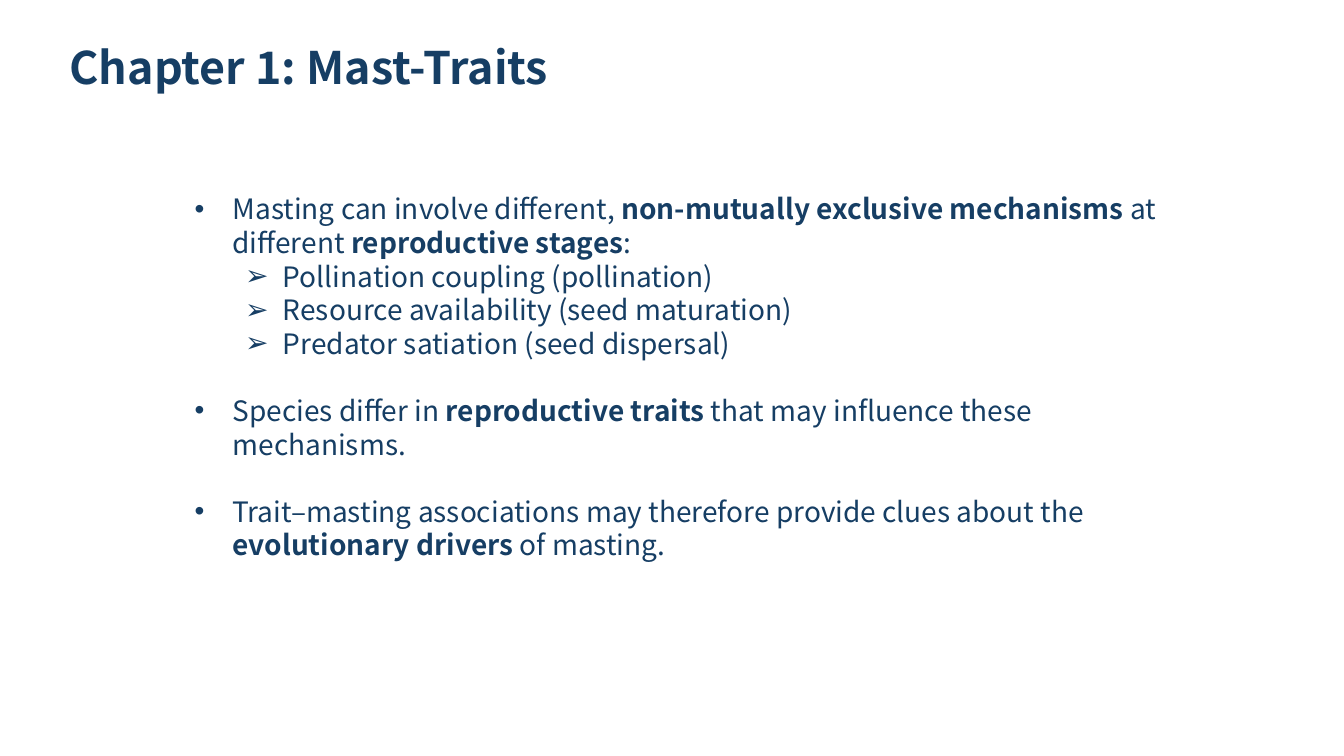
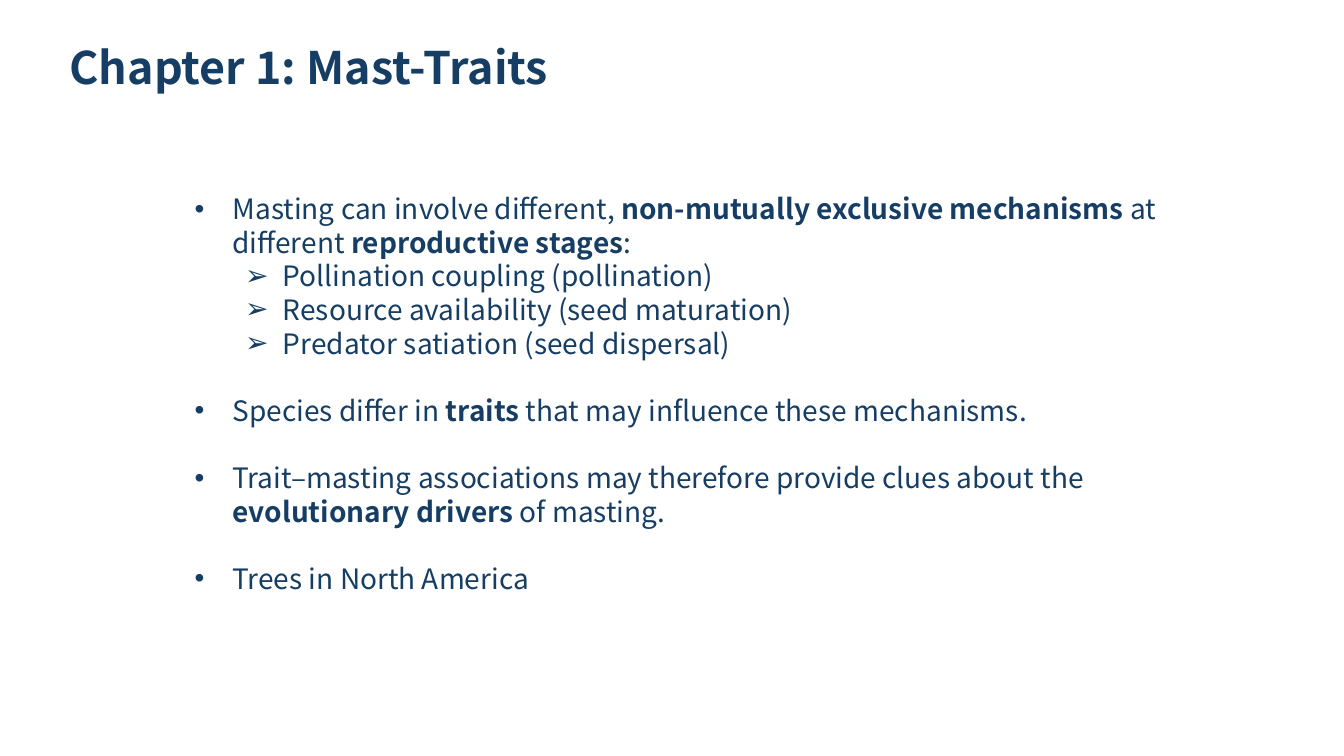
Before and after one commit to wangxm-forest/PhD, a slide deck: slide 7 of committee/secondCommitteeMeeting.pptx. Drawn at 1344x756 pixels with LibreOffice and Linux fonts; fonts in the diff are those of the drawing; background and template pictures are left out. Boxes give left, top, right and bottom in pixels: in the first picture for what was removed or moved away, otherwise in the second. Text is boxed around its words. In the diff, an @@ line names an element or a change of style, - is before the commit and + after.

```diff
--- a/committee/secondCommitteeMeeting.pptx
+++ b/committee/secondCommitteeMeeting.pptx
@@ rectangle at [39,41,1306,714]: fill #FFFFFF at 75% opacity to #FFFFFF at 90% opacity @@
@@ text at [233,398,1026,428]: text changed @@
-  • Species differ in reproductive traits that may influence these mechanisms.
+  • Species differ in traits that may influence these mechanisms.
@@ text at [233,566,529,590]: paragraph added @@
+  • Trees in North America
```
Also in this commit, not shown: 14 other slides changed, 4 slides added, 1 other file.
